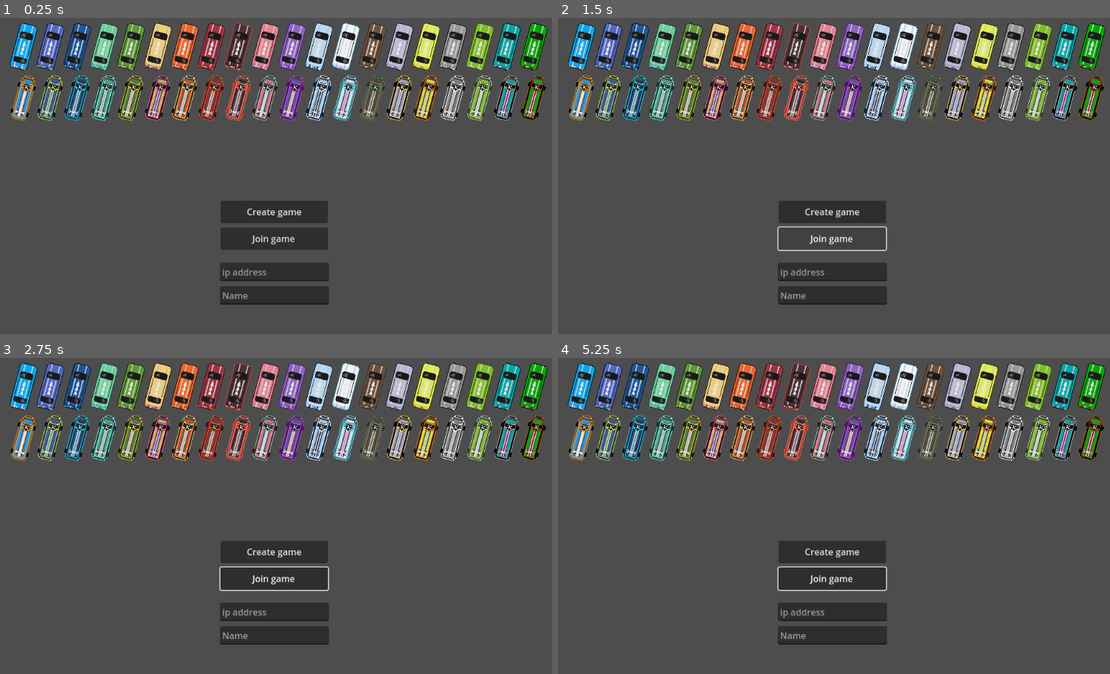
Above: before the commit, frames 1-4 (two rows, left to right).
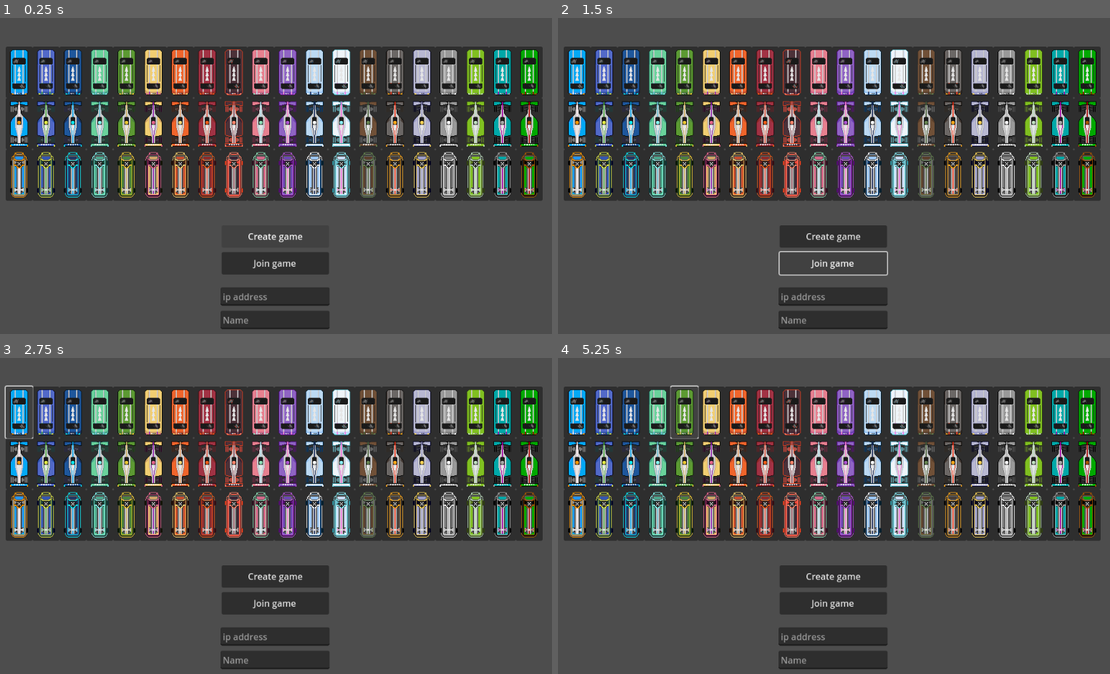
Above: after the commit, the same moments.

Repository: Tab-e-n/web-racing-game
Game: Godot game, scene res://load.tscn
Same seed, same stepped clock (60 frames per second), same inputs: the game is played once before the commit and once after it.
Inputs (mouse positions are in pixels of both pictures, inside the frame that each line leads up to):
- Up to frame 1 (0.25 s): no input
- Up to frame 2 (1.5 s): click "Create game" at 0.5 s; click "Join game" at 1.25 s
- Up to frame 3 (2.75 s): click (16, 411) at 2.02 s
- Up to frame 4 (5.25 s): click (1005, 411) at 2.77 s; click (817, 411) at 3.52 s; click (872, 411) at 4.27 s; click (684, 411) at 5.02 s

The runs differ from the first frame. In frame 1, 52% of the frame differs, in the area x 1-100%, y 1-99%; in frame 2, 52%; in frame 3, 52%, in the area x 0-100%, y 1-99%; in frame 4, 52%.

Commit message:
Thats a lot of options

Diff:
--- a/Objects/racecar.tscn
+++ b/Objects/racecar.tscn
@@ -1,9 +1,8 @@
-[gd_scene load_steps=7 format=3 uid="uid://dq4jcgjndycyl"]
+[gd_scene load_steps=6 format=3 uid="uid://dq4jcgjndycyl"]
 
 [ext_resource type="Script" path="res://Scripts/racecar.gd" id="1_xv4uw"]
 [ext_resource type="Texture2D" uid="uid://doxnw8vkcqiag" path="res://Textures/debug_vector.png" id="2_4oll1"]
 [ext_resource type="Shader" path="res://Scripts/palette_replacer.gdshader" id="2_ae73i"]
-[ext_resource type="Texture2D" uid="uid://br0nljrw10p7m" path="res://Textures/placeholder_car_3.png" id="2_uy5j3"]
 
 [sub_resource type="ShaderMaterial" id="ShaderMaterial_y4ctw"]
 shader = ExtResource("2_ae73i")
@@ -18,9 +17,8 @@
 collision_mask = 65534
 script = ExtResource("1_xv4uw")
 
-[node name="placeholder" type="Sprite2D" parent="."]
+[node name="car" type="Sprite2D" parent="."]
 material = SubResource("ShaderMaterial_y4ctw")
-texture = ExtResource("2_uy5j3")
 
 [node name="collision" type="CollisionShape2D" parent="."]
 shape = SubResource("RectangleShape2D_1j6se")
--- a/Scripts/Global.gd
+++ b/Scripts/Global.gd
@@ -7,3 +7,5 @@
 func _physics_process(_delta):
 	if Input.is_action_just_pressed("debug") and OS.has_feature("editor"):
 		debug_mode = !debug_mode
+	if Input.is_action_just_pressed("esc"):
+		get_tree().change_scene_to_file("res://menu.tscn")
--- a/Scripts/Netcode.gd
+++ b/Scripts/Netcode.gd
@@ -36,6 +36,7 @@
 # entered in a UI scene.
 var player_info = {
 	"name": "Guest",
+	"car_model" : 0,
 	"palette" : 0,
 	"time" : 0,
 	"laps" : 0,
@@ -58,6 +59,8 @@
 var gameplay_active : bool = false
 
 func reset():
+	remove_multiplayer_peer()
+
 	players = {}
 	players_loaded = []
 	is_a_player = true
@@ -70,7 +73,7 @@
 	gameplay_active = false
 
 	# TEMPORARY
-	player_info["palette"] = randi_range(0, Palettes.PALETTES.size() - 1)
+#	player_info["palette"] = randi_range(0, Palettes.PALETTES.size() - 1)
 
 func _ready():
 	reset()
--- a/Scripts/Palettes.gd
+++ b/Scripts/Palettes.gd
@@ -6,9 +6,16 @@
 	PALETTE_CLASSIC, PALETTE_BLUE_MARBLE, PALETTE_EULBINK, PALETTE_LIME,
 	PALETTE_GRASS, PALETTE_DESERT, PALETTE_CP_ORANGE, PALETTE_BURNER,
 	PALETTE_HECK, PALETTE_DELUSIONS, PALETTE_MALICE, PALETTE_ICE,
-	PALETTE_FEM, PALETTE_MINECRAFT, PALETTE_CIVILIAN, PALETTE_YELLOW_CAR,
+	PALETTE_FEM, PALETTE_MINECRAFT, PALETTE_FLATOUT, PALETTE_CIVILIAN,
 	PALETTE_GRAYSCALE, PALETTE_GAMEBOY, PALETTE_CGA_1, PALETTE_CGA_2
 }
+
+const CAR_MODELS : Array = [
+	preload("res://Textures/placeholder_car_3.png"),
+	preload("res://Textures/formula.png"),
+	preload("res://Textures/auto_vitor_2.png")
+]
+
 
 const PALETTES : Dictionary = {
 	PALETTE_CLASSIC : [
@@ -245,18 +252,18 @@
 		Color(0.7529, 0.8784, 0.7529, 1),
 		Color(0.7529, 0.8784, 0.7529, 1),
 	],
-	PALETTE_YELLOW_CAR : [
-		Color(0.1255, 0.1255, 0.0039, 1),
-		Color(0.1255, 0.1255, 0.0039, 1),
-		Color(0.1255, 0.1255, 0.0039, 1),
-		Color(0.1255, 0.1255, 0.0039, 1),
-		Color(0.1255, 0.1255, 0.0039, 1),
-		Color(0.8471, 0.8549, 0.1882, 1),
-		Color(0.8863, 0.9333, 0.3216, 1),
-		Color(0.8471, 0.8549, 0.1882, 1),
-		Color(0.8863, 0.9333, 0.3216, 1),
-		Color(0.8863, 0.9333, 0.3216, 1),
-		Color(0.9765, 0.4667, 0.1686, 1)
+	PALETTE_FLATOUT : [
+		Color(0.0157, 0.0118, 0.0078, 1),
+		Color(0.0157, 0.0157, 0.0078, 1),
+		Color(0.1176, 0.0902, 0.0588, 1),
+		Color(0.1804, 0.149, 0.1176, 1),
+		Color(0.2235, 0.1922, 0.1608, 1),
+		Color(0.2745, 0.2353, 0.2118, 1),
+		Color(0.4196, 0.4039, 0.3961, 1),
+		Color(0.9373, 0.2392, 0.1333, 1),
+		Color(0.949, 0.4784, 0.1255, 1),
+		Color(0.3176, 0.2824, 0.2863, 1),
+		Color(0.9804, 0.651, 0.1059, 1)
 	],
 	PALETTE_CIVILIAN : [
 		Color(0, 0, 0.1176, 1),
--- a/Scripts/racecar.gd
+++ b/Scripts/racecar.gd
@@ -54,7 +54,8 @@
 		_on_race_started()
 	motion_mode = MOTION_MODE_FLOATING
 
-	$placeholder.material.set_shader_parameter("palette", Palettes.PALETTES[Net.player_info["palette"]])
+	$car.texture = Palettes.CAR_MODELS[Net.player_info["car_model"]]
+	$car.material.set_shader_parameter("palette", Palettes.PALETTES[Net.player_info["palette"]])
 
 
 func reset():
@@ -169,9 +170,9 @@
 	$Label.text = String.num(gear) + "\n" + String.num(round(curr_speed))
 
 	if state_sliding or oil_covered:
-		$placeholder.material.set_shader_parameter("dim", Vector3(0.5, 0.5, 0.5))
-	else:
-		$placeholder.material.set_shader_parameter("dim", Vector3(1, 1, 1))
+		$car.material.set_shader_parameter("dim", Vector3(0.5, 0.5, 0.5))
+	else:
+		$car.material.set_shader_parameter("dim", Vector3(1, 1, 1))
 
 	$Label.visible = Global.debug_mode
 	$normal_rot.visible = Global.debug_mode
--- a/menu.tscn
+++ b/menu.tscn
@@ -12,26 +12,33 @@
 		queue_free()
 		return
 
-	var textures : Array = [preload(\"res://Textures/placeholder_car_3.png\"), preload(\"res://Textures/auto_vitor_2.png\")]
+	var textures : Array = [preload(\"res://Textures/placeholder_car_3.png\"), preload(\"res://Textures/formula.png\"), preload(\"res://Textures/auto_vitor_2.png\")]
 
 	for t in range(textures.size()):
 		for i in Palettes.PALETTES:
+			var button = Button.new()
+			button.size = Vector2(48, 92)
+			button.position.x = i * 48
+			button.position.y = t * 92
+			button.pressed.connect(_on_palette_pressed.bind(t, i))
+
+			add_child(button)
+
 			var sprite = Sprite2D.new()
 			sprite.texture = textures[t]
-			sprite.position.x = i * 48
-			sprite.position.y = t * 92
-			sprite.rotation_degrees = 15
+			sprite.position.x = 24
+			sprite.position.y = 46
+#			sprite.rotation_degrees = 15
 			sprite.material = ShaderMaterial.new()
 			sprite.material.shader = preload(\"res://Scripts/palette_replacer.gdshader\")
 			sprite.material.set_shader_parameter(\"palette\", Palettes.PALETTES[i].duplicate())
 			sprite.material.set_shader_parameter(\"active\", true)
 
-			add_child(sprite)
+			button.add_child(sprite)
 
-
-# Called every frame. 'delta' is the elapsed time since the previous frame.
-func _process(delta):
-	pass
+func _on_palette_pressed(model, palette):
+	Net.player_info[\"palette\"] = palette
+	Net.player_info[\"car_model\"] = model
 "
 
 [node name="menu" type="Control"]
@@ -50,10 +57,9 @@
 anchor_top = 0.5
 anchor_right = 0.5
 anchor_bottom = 0.5
-offset_left = -96.0
-offset_top = -44.0
-offset_right = 96.0
-offset_bottom = -4.0
+offset_left = -94.5
+offset_right = 97.5
+offset_bottom = 40.0
 grow_horizontal = 2
 text = "Create game"
 
@@ -64,10 +70,10 @@
 anchor_top = 0.5
 anchor_right = 0.5
 anchor_bottom = 0.5
-offset_left = -96.0
-offset_top = 4.0
-offset_right = 96.0
-offset_bottom = 44.0
+offset_left = -94.5
+offset_top = 48.0
+offset_right = 97.5
+offset_bottom = 88.0
 grow_horizontal = 2
 text = "Join game"
 
@@ -78,10 +84,10 @@
 anchor_top = 0.5
 anchor_right = 0.5
 anchor_bottom = 0.5
-offset_left = -97.5
-offset_top = 67.0
-offset_right = 97.5
-offset_bottom = 100.0
+offset_left = -96.0
+offset_top = 111.0
+offset_right = 99.0
+offset_bottom = 144.0
 grow_horizontal = 2
 grow_vertical = 2
 placeholder_text = "ip address"
@@ -93,20 +99,24 @@
 anchor_top = 0.5
 anchor_right = 0.5
 anchor_bottom = 0.5
-offset_left = -97.5
-offset_top = 109.0
-offset_right = 97.5
-offset_bottom = 142.0
+offset_left = -96.0
+offset_top = 153.0
+offset_right = 99.0
+offset_bottom = 186.0
 grow_horizontal = 2
 grow_vertical = 2
 placeholder_text = "Name"
 
-[node name="palette_test" type="Control" parent="."]
-anchors_preset = 0
-offset_left = 64.0
-offset_top = 64.0
-offset_right = 104.0
-offset_bottom = 104.0
+[node name="palette_temp" type="Control" parent="."]
+layout_mode = 1
+anchor_left = 0.5
+anchor_top = 0.5
+anchor_right = 0.5
+anchor_bottom = 0.5
+offset_left = -480.0
+offset_top = -320.0
+offset_right = -440.0
+offset_bottom = -280.0
 script = SubResource("GDScript_gc13d")
 
 [connection signal="pressed" from="create_button" to="." method="_on_create_button_pressed"]
--- /dev/null
+++ b/palette_test_scene.tscn
@@ -0,0 +1,21 @@
+[gd_scene load_steps=5 format=3 uid="uid://cpourwq7eu8p0"]
+
+[ext_resource type="Script" path="res://Scripts/Palettes.gd" id="1_pp87p"]
+[ext_resource type="Shader" path="res://Scripts/palette_replacer.gdshader" id="2_hsw6f"]
+[ext_resource type="Texture2D" uid="uid://br0nljrw10p7m" path="res://Textures/placeholder_car_3.png" id="3_fdh3n"]
+
+[sub_resource type="ShaderMaterial" id="ShaderMaterial_piv7g"]
+shader = ExtResource("2_hsw6f")
+shader_parameter/active = true
+shader_parameter/palette = [Color(0.0156863, 0.0117647, 0.00784314, 1), Color(0.0156863, 0.0156863, 0.00784314, 1), Color(0.117647, 0.0901961, 0.0588235, 1), Color(0.180392, 0.14902, 0.117647, 1), Color(0.223529, 0.192157, 0.160784, 1), Color(0.27451, 0.235294, 0.211765, 1), Color(0.419608, 0.403922, 0.396078, 1), Color(0.937255, 0.239216, 0.133333, 1), Color(0.94902, 0.478431, 0.12549, 1), Color(0.317647, 0.282353, 0.286275, 1), Color(0.980392, 0.65098, 0.105882, 1)]
+shader_parameter/dim = Vector3(1, 1, 1)
+
+[node name="PalleteTestScene" type="Node"]
+script = ExtResource("1_pp87p")
+palette = [Color(0.0156863, 0.0117647, 0.00784314, 1), Color(0.0156863, 0.0156863, 0.00784314, 1), Color(0.117647, 0.0901961, 0.0588235, 1), Color(0.180392, 0.14902, 0.117647, 1), Color(0.223529, 0.192157, 0.160784, 1), Color(0.27451, 0.235294, 0.211765, 1), Color(0.419608, 0.403922, 0.396078, 1), Color(0.937255, 0.239216, 0.133333, 1), Color(0.94902, 0.478431, 0.12549, 1), Color(0.317647, 0.282353, 0.286275, 1), Color(0.980392, 0.65098, 0.105882, 1)]
+current_preset = -1
+
+[node name="PlaceholderCar3" type="Sprite2D" parent="."]
+material = SubResource("ShaderMaterial_piv7g")
+position = Vector2(25, 53)
+texture = ExtResource("3_fdh3n")
--- a/pallete_test_scene.tscn
+++ /dev/null
@@ -1,22 +0,0 @@
-[gd_scene load_steps=5 format=3 uid="uid://cpourwq7eu8p0"]
-
-[ext_resource type="Script" path="res://Scripts/Palettes.gd" id="1_pp87p"]
-[ext_resource type="Shader" path="res://Scripts/palette_replacer.gdshader" id="2_hsw6f"]
-[ext_resource type="Texture2D" uid="uid://br0nljrw10p7m" path="res://Textures/placeholder_car_3.png" id="3_fdh3n"]
-
-[sub_resource type="ShaderMaterial" id="ShaderMaterial_piv7g"]
-shader = ExtResource("2_hsw6f")
-shader_parameter/active = true
-shader_parameter/palette = [Color(0, 0, 0.117647, 1), Color(0, 0, 0.117647, 1), Color(0, 0, 0.117647, 1), Color(0, 0, 0.117647, 1), Color(0, 0, 0.117647, 1), Color(0.615686, 0.619608, 0.788235, 1), Color(0.721569, 0.721569, 0.823529, 1), Color(0.615686, 0.619608, 0.788235, 1), Color(0.721569, 0.721569, 0.823529, 1), Color(0.721569, 0.721569, 0.823529, 1), Color(0.972549, 0.823529, 0.333333, 1)]
-shader_parameter/dim = Vector3(1, 1, 1)
-
-[node name="PalleteTestScene" type="Node"]
-script = ExtResource("1_pp87p")
-palette = [Color(0, 0, 0.117647, 1), Color(0, 0, 0.117647, 1), Color(0, 0, 0.117647, 1), Color(0, 0, 0.117647, 1), Color(0, 0, 0.117647, 1), Color(0.615686, 0.619608, 0.788235, 1), Color(0.721569, 0.721569, 0.823529, 1), Color(0.615686, 0.619608, 0.788235, 1), Color(0.721569, 0.721569, 0.823529, 1), Color(0.721569, 0.721569, 0.823529, 1), Color(0.972549, 0.823529, 0.333333, 1)]
-change_colors = true
-current_preset = -1
-
-[node name="PlaceholderCar3" type="Sprite2D" parent="."]
-material = SubResource("ShaderMaterial_piv7g")
-position = Vector2(25, 53)
-texture = ExtResource("3_fdh3n")
--- a/project.godot
+++ b/project.godot
@@ -74,6 +74,11 @@
 "events": [Object(InputEventKey,"resource_local_to_scene":false,"resource_name":"","device":-1,"window_id":0,"alt_press …(182 unchanged characters)…
 ]
 }
+esc={
+"deadzone": 0.5,
+"events": [Object(InputEventKey,"resource_local_to_scene":false,"resource_name":"","device":-1,"window_id":0,"alt_pressed":false,"shift_pressed":false,"ctrl_pressed":false,"meta_pressed":false,"pressed":false,"keycode":0,"physical_keycode":4194305,"key_label":0,"unicode":0,"echo":false,"script":null)
+]
+}
 
 [rendering]
 
Binary file added: Textures/formula.png
Not shown, added: Textures/formula.png.import
Not shown, changed: Textures/car.xcf
